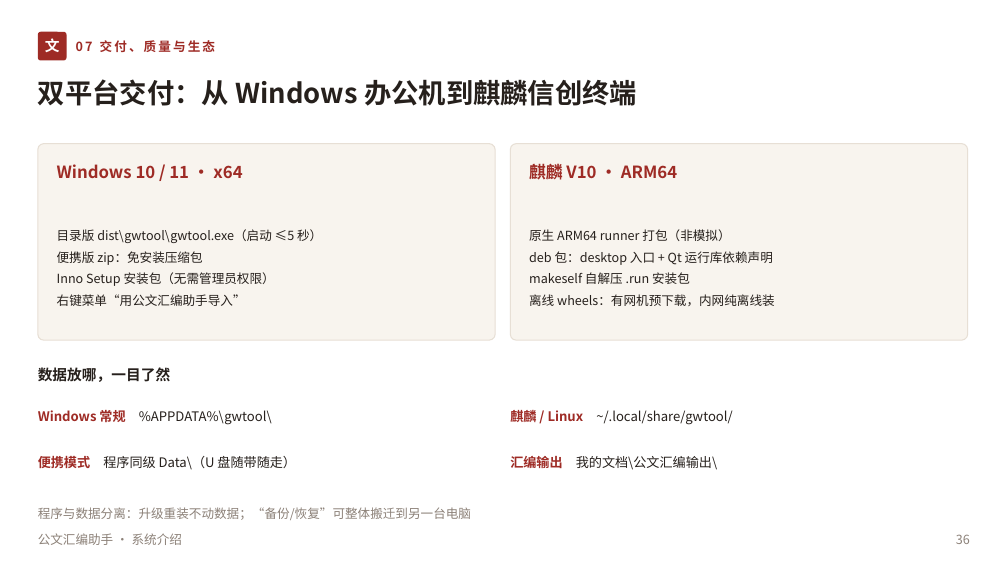
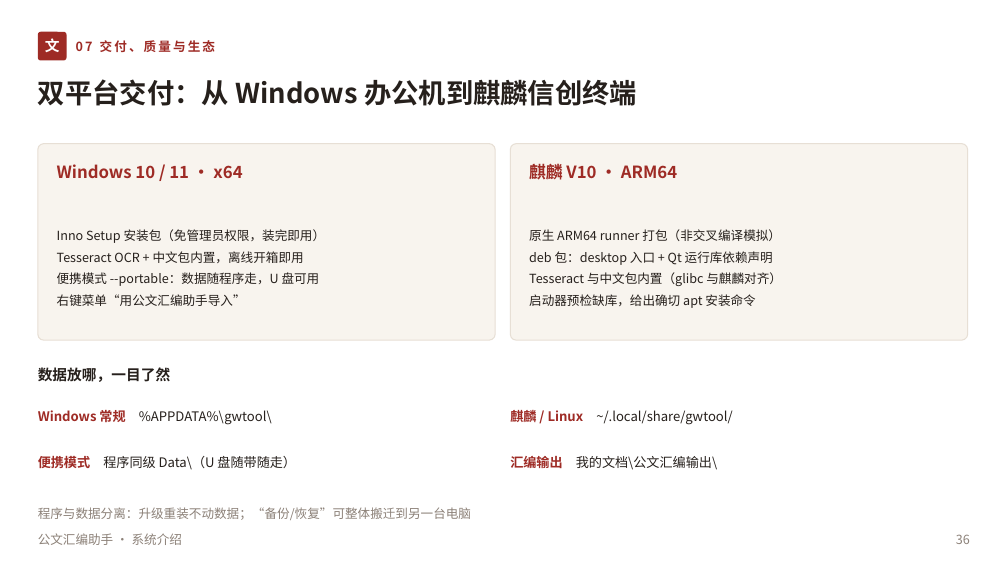
Before and after one commit to lzh745200/gwtool, a slide deck: slide 36 of 公文汇编助手-系统介绍.pptx. Drawn at 1008x567 pixels with LibreOffice and Linux fonts; fonts in the diff are those of the drawing. Boxes give left, top, right and bottom in pixels: in the first picture for what was removed or moved away, otherwise in the second. Text is boxed around its words. In the diff, an @@ line names an element or a change of style, - is before the commit and + after.

```diff
--- a/公文汇编助手-系统介绍.pptx
+++ b/公文汇编助手-系统介绍.pptx
@@ text at (57,229,326,286): text changed @@
-目录版 dist\gwtool\gwtool.exe（启动 ≤5 秒）
-便携版 zip：免安装压缩包
-Inno Setup 安装包（无需管理员权限）
+Inno Setup 安装包（免管理员权限，装完即用）
+Tesseract OCR + 中文包内置，离线开箱即用
+便携模式 --portable：数据随程序走，U 盘可用
@@ text at (529,229,781,241): text changed @@
-原生 ARM64 runner 打包（非模拟）
+原生 ARM64 runner 打包（非交叉编译模拟）
@@ text at (529,272,782,308): text changed @@
-makeself 自解压 .run 安装包
-离线 wheels：有网机预下载，内网纯离线装
+Tesseract 与中文包内置（glibc 与麒麟对齐）
+启动器预检缺库，给出确切 apt 安装命令
```
Also in this commit, not shown: 15 other slides changed, 4 other files.
